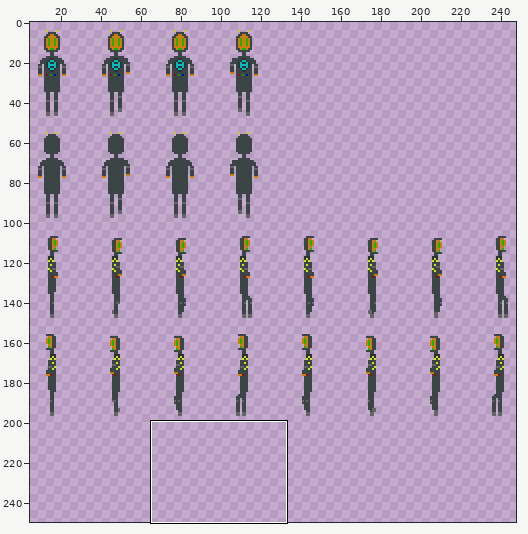
One commit to this sprite sheet: ressources/Spritesheets/PlayerSpritesheet.png. Above: a wide view before the commit, with the close-up outlined.
Close-up. Before the edit:
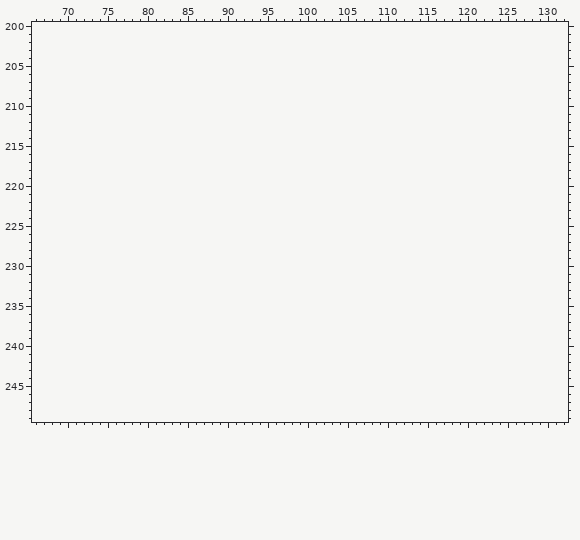
The file is 256x200 pixels. Colours within 5 levels of each other are drawn and written as one. Shown: x 66..132, y 200..249. The old version is drawn lined up with the new one, on the new canvas. The wide view leaves out empty margins. The commit also changed other parts of the picture, which this record leaves out.
The result:
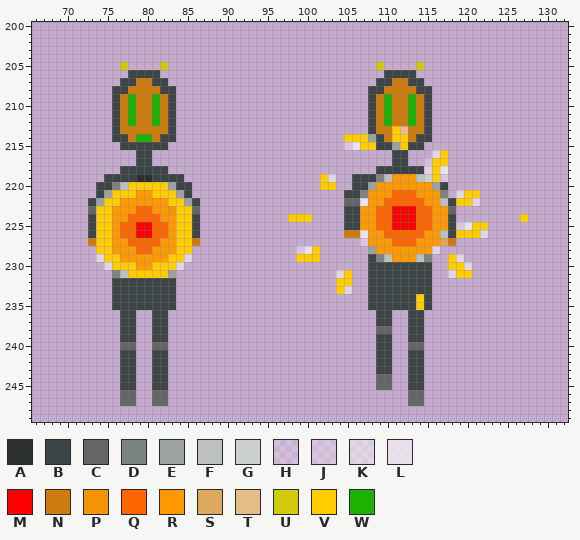
Palette (. is transparent): A #2d3131  B #3b4545  C #656565  D #7c8383  E #9ca1a1  F #bcc0c0  G #cdd0d0  H #ffffff3f  J #ffffff55  K #ffffff7f  L #ffffffa9  M #ff0000  N #ce7c0e  P #f49404  Q #ff6600  R #ff9900  S #dea75e  T #e6bd86  U #d0ca09  V #ffcc00  W #1cb203
The edit:
canvas 256x200 -> 256x250
Changed rows in their new state; - is an unchanged pixel.
first column x 73:
205 ----U----U--------------------------U----U-------------
206 -----BBBB----------------------------BBBB--------------
207 ----BBNNBB--------------------------BBNNBB-------------
208 ---BBNNNNBB------------------------BBNNNNBB------------
209 ---BNWNNWNB------------------------BNWNNWNB------------
210 ---BNWNNWNB------------------------BNWNNWNB------------
211 ---BNWNNWNB------------------------BNWNNWNB------------
212 ---BNWNNWNB------------------------BNWNNWNB------------
213 ---BNNNNNNB------------------------BNNVTNNB------------
214 ---BBNWWNBB---------------------VVVEBNVVNBB------------
215 ----BBBBBB----------------------JLVVBBEVBB-------------
216 ------BB------------------------------BB---KV----------
217 ------BB------------------------------BB--HVV----------
218 ----BBBBBB--------------------------BBBBBBKVL----------
219 --BBBBAABBBB-----------------VK--BBBDFRRRFGVJ----------
220 -BBDFVVVVVEBB----------------VV--BBERRRRRRREB----------
221 -BEVVVRRVVVEB-------------------BBDRRRQQQRRRD-KVV------
222 BEVVRRRRRRVVEB------------------CCLRRQQQQQRRFBVVK------
223 CVVRRRQQRRPVVC------------------BBRRQQMMMQQRRC---------
224 BVVRRQQQQRRVVB-----------VVV----BBRRQQMMMQQRRB--------V
225 BVVRQQMMQQRVVB------------------BBRRQQMMMQQRRBJLVV-----
226 BVVRQQMMQQRVVB------------------NNLRRQQQQQRRFBVVVK-----
227 NVVRRQQQQRRVVN--------------------JRRRQQQRRRSN---------
228 -VVRRRQQRRRVV-------------JLV------ERRRRRRRK-----------
229 -KVVRRRRRRVVK-------------VVV------BDFRRRFD--VK--------
230 --KVVVRRVVVK-----------------------BBBBBBBB--VVK-------
231 ---DFVVVVVE--------------------KV--BBBBBBBB--KVV-------
232 ---BBBBBBBB--------------------VV--BBBBBBBB------------
233 ---BBBBBBBB--------------------VK--BBBBBBBB------------
234 ---BBBBBBBB------------------------BBBBBBVB------------
235 ---BBBBBBBB------------------------BBBBBBVB------------
236 ----BB--BB--------------------------BB--BB-------------
237 ----BB--BB--------------------------BB--BB-------------
238 ----BB--BB--------------------------CC--BB-------------
239 ----BB--BB--------------------------BB--BB-------------
240 ----CC--CC--------------------------BB--CC-------------
241 ----BB--BB--------------------------BB--BB-------------
242 ----BB--BB--------------------------BB--BB-------------
243 ----BB--BB--------------------------BB--BB-------------
244 ----BB--BB--------------------------CC--BB-------------
245 ----BB--BB--------------------------CC--BB-------------
246 ----CC--CC------------------------------CC-------------
247 ----CC--CC------------------------------CC-------------
